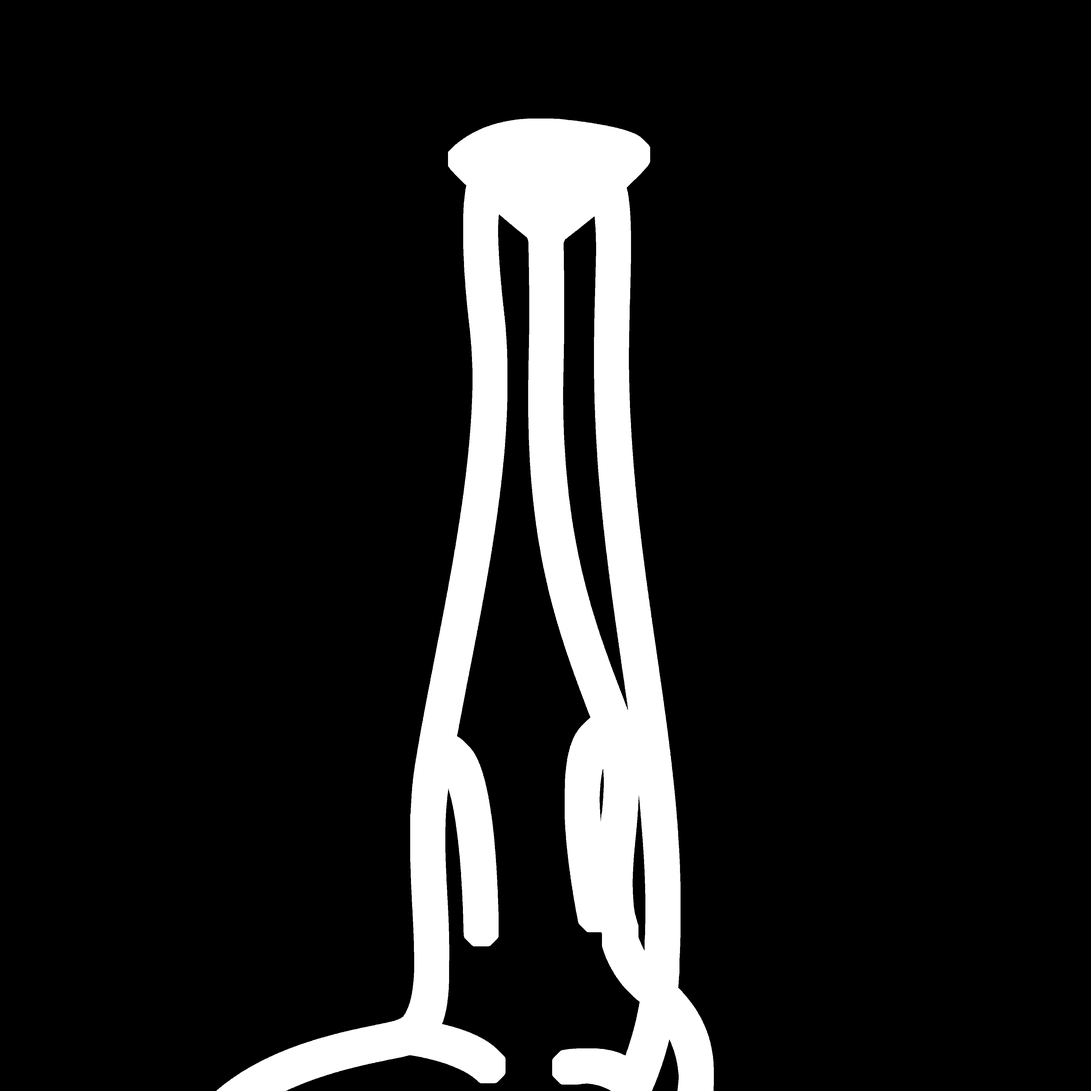
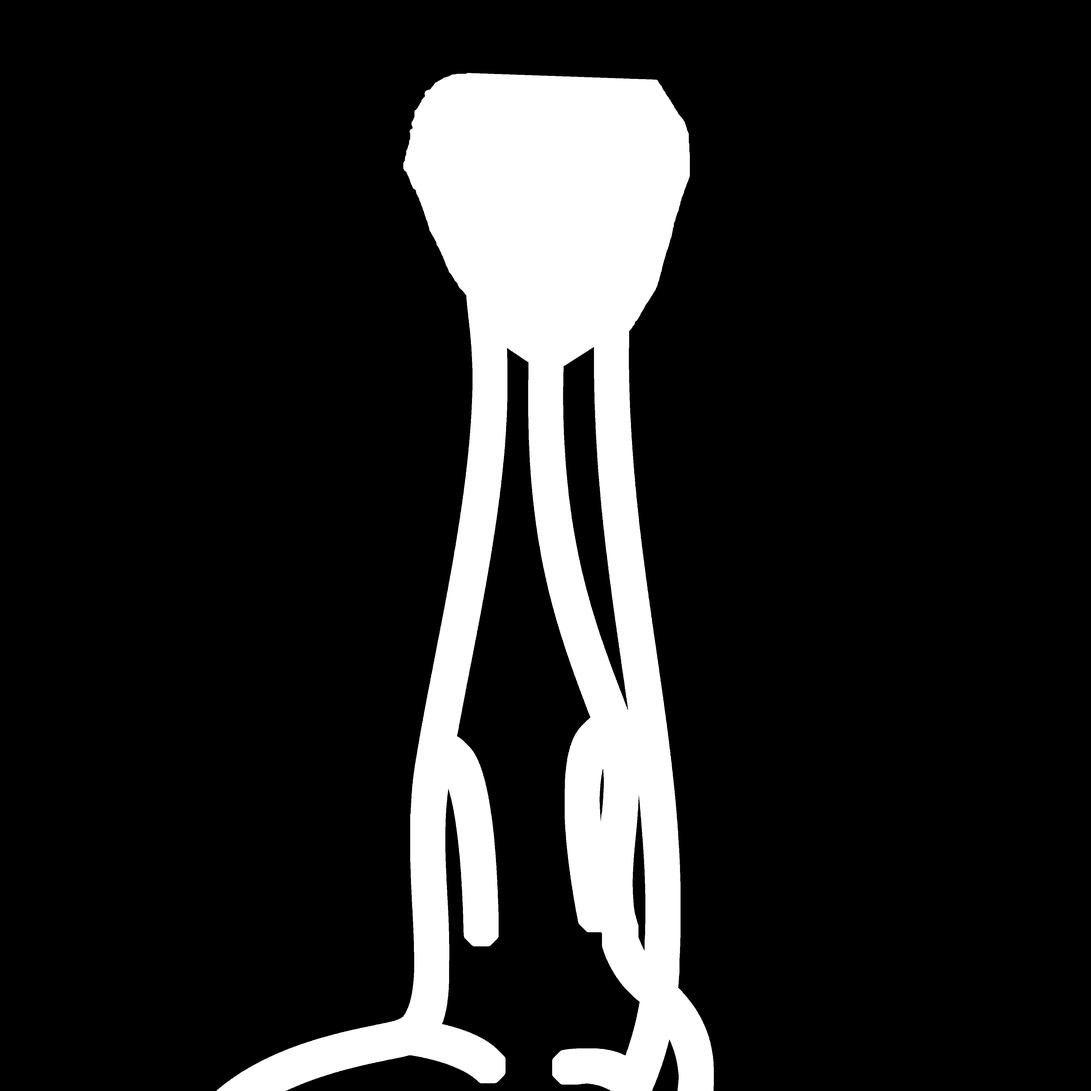
Layer changes from the first 1091px x 1091px image to the second:
painted on "Layer 1" over [403, 73, 691, 367]
